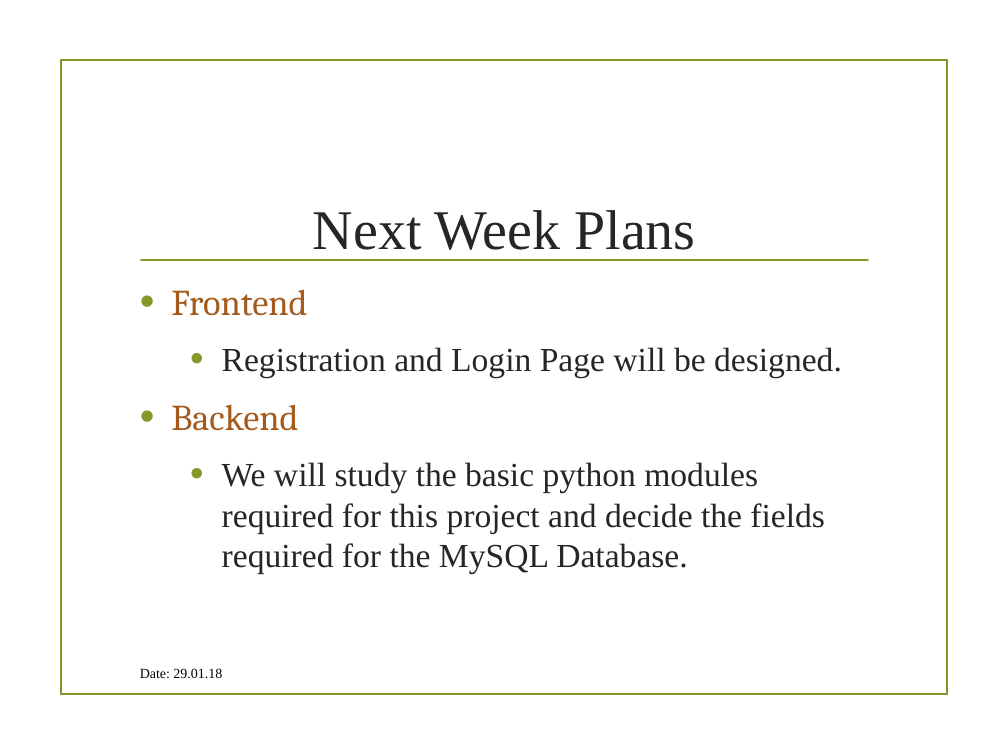
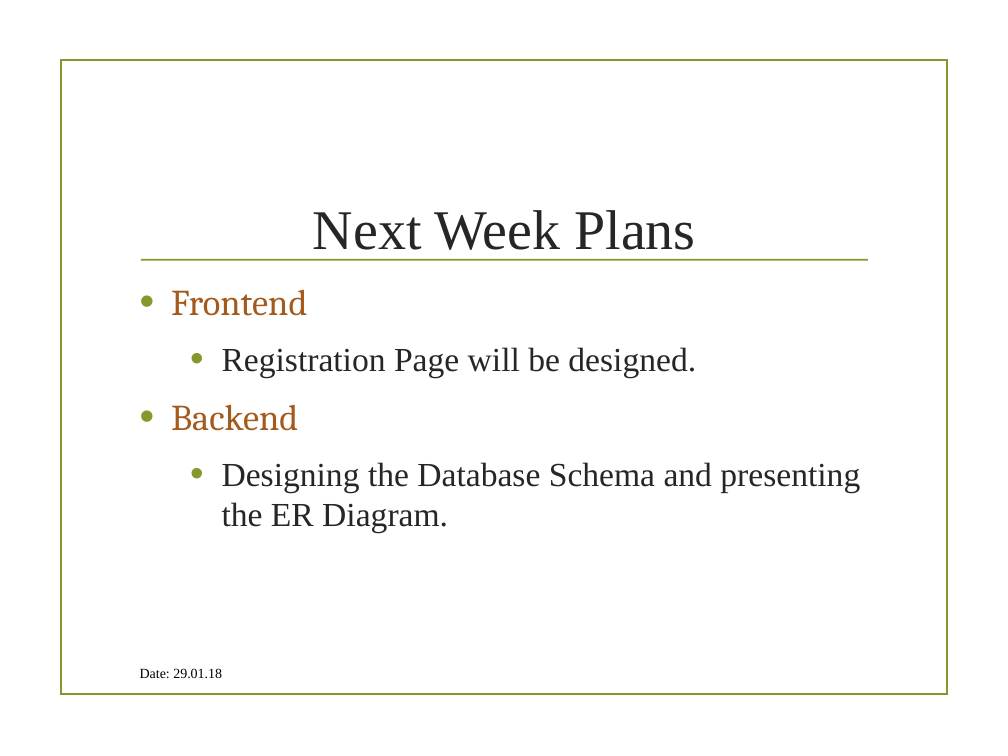
Before and after one commit to MehrotraSoham/Student-Information-System, a slide deck: slide 12 of Internet And Web Technology Lab IT-652.pptx (slide 13 before the commit). Drawn at 1008x756 pixels with LibreOffice and Linux fonts; fonts in the diff are those of the drawing; background and template pictures are left out. Boxes give left, top, right and bottom in pixels: in the first picture for what was removed or moved away, otherwise in the second. Text is boxed around its words. In the diff, an @@ line names an element or a change of style, - is before the commit and + after.

Commit message:
Registration Added -- Soham

```diff
--- a/Internet And Web Technology Lab IT-652.pptx
+++ b/Internet And Web Technology Lab IT-652.pptx
@@ text at (222, 347, 696, 378): text changed @@
-  • Registration and Login Page will be designed.
+  • Registration Page will be designed.
@@ text at (222, 462, 860, 533): text changed @@
-  • We will study the basic python modules required for this project and decide the fields required for the MySQL Database.
+  • Designing the Database Schema and presenting the ER Diagram.
```
Also in this commit, not shown: 10 other slides changed, 12 slides added, 2 other files.
